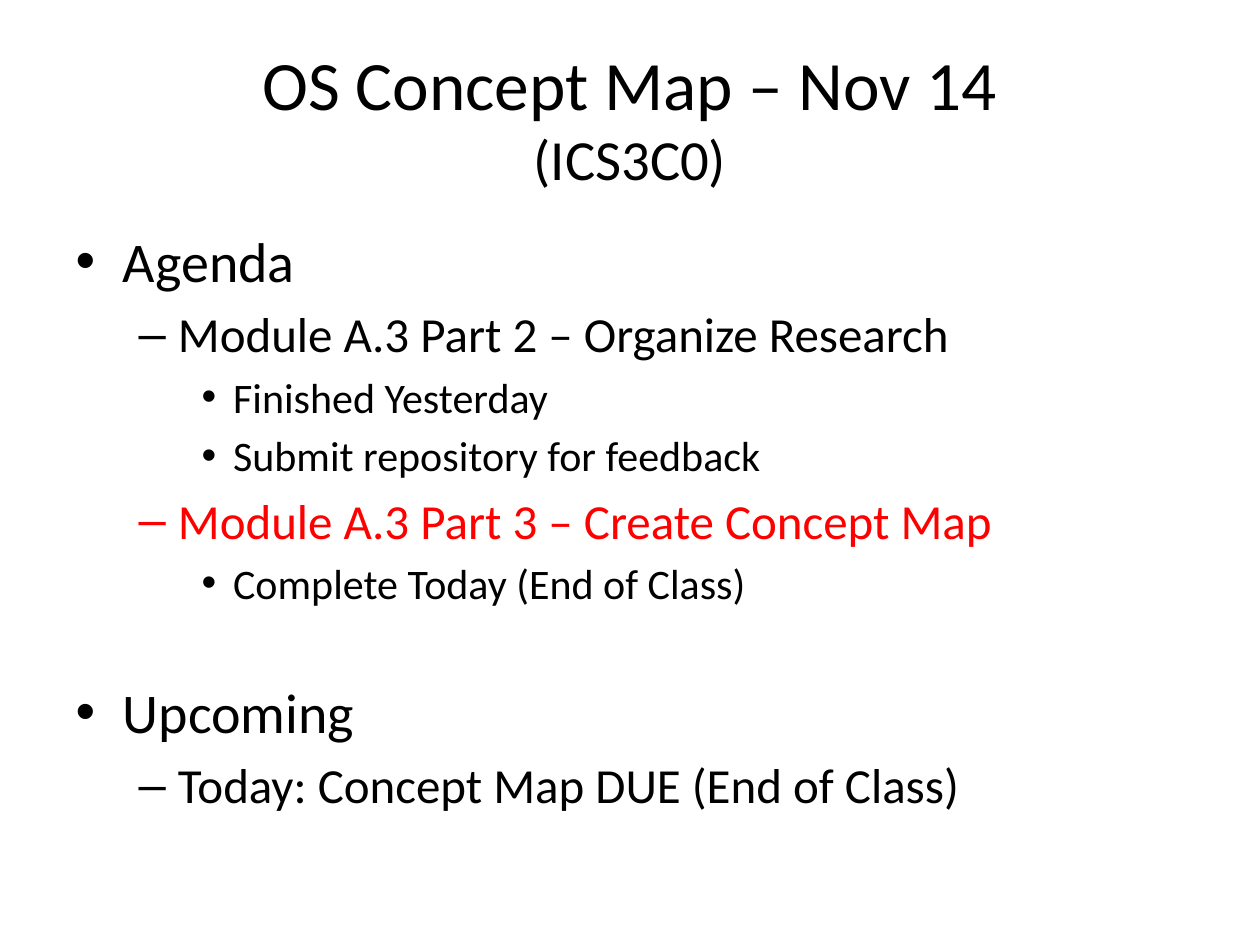
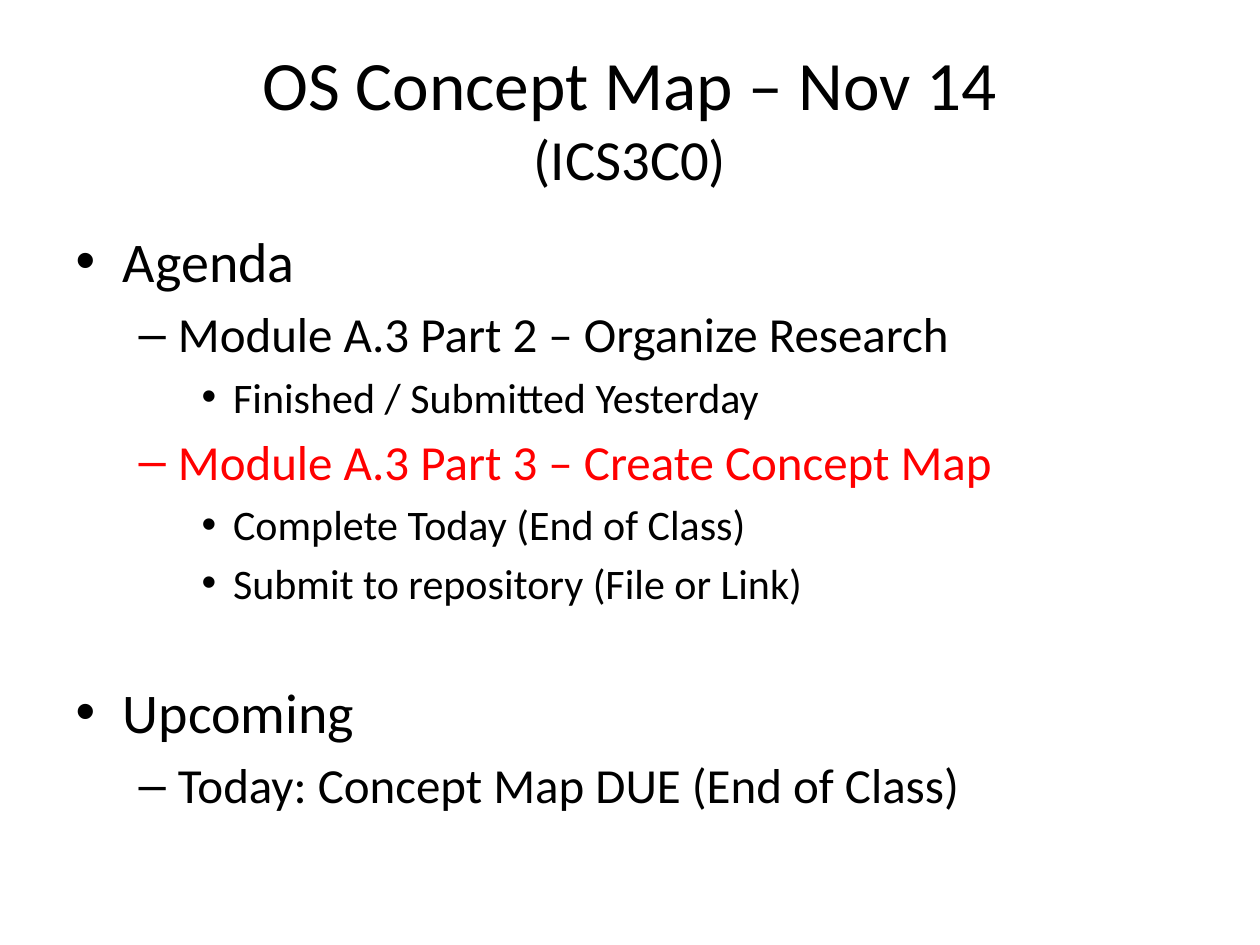
Before and after one commit to Greg5519/Old3C, a slide deck: slide 1 of Daily Agendas/Day11.3_OsConceptMap5.pptx. Drawn at 1260x945 pixels with LibreOffice and Linux fonts; fonts in the diff are those of the drawing. Boxes give left, top, right and bottom in pixels: in the first picture for what was removed or moved away, otherwise in the second. Text is boxed around its words. In the diff, an @@ line names an element or a change of style, - is before the commit and + after.

```diff
--- a/Daily Agendas/Day11.3_OsConceptMap5.pptx
+++ b/Daily Agendas/Day11.3_OsConceptMap5.pptx
@@ text at (x1=233, y1=383, x2=759, y2=420): text changed @@
-    • Finished Yesterday
-    • Submit repository for feedback
+    • Finished / Submitted Yesterday
@@ text at (x1=233, y1=568, x2=802, y2=606): paragraph added @@
+    • Submit to repository (File or Link)
```
Also in this commit, not shown: 5 other files.
